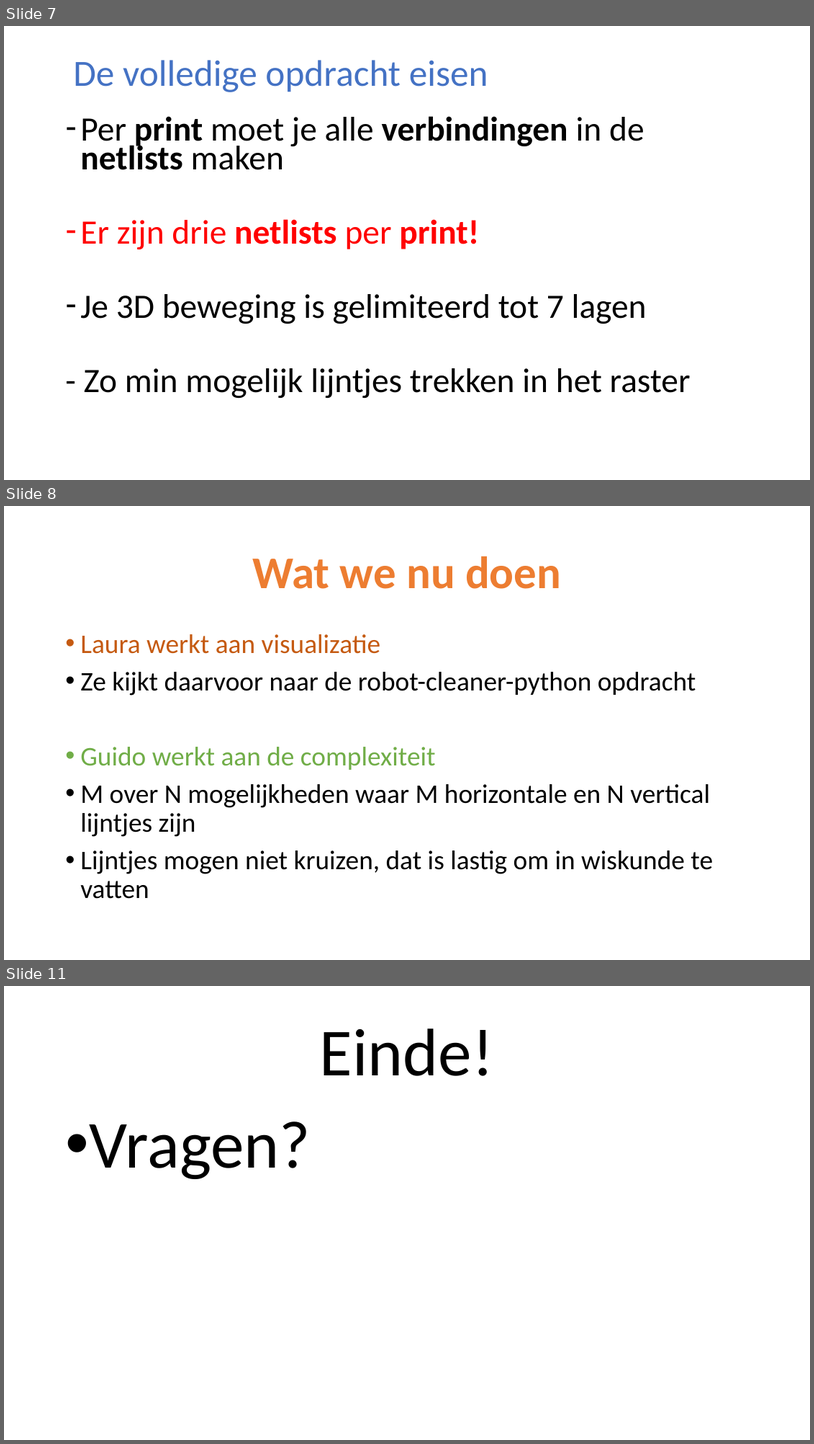
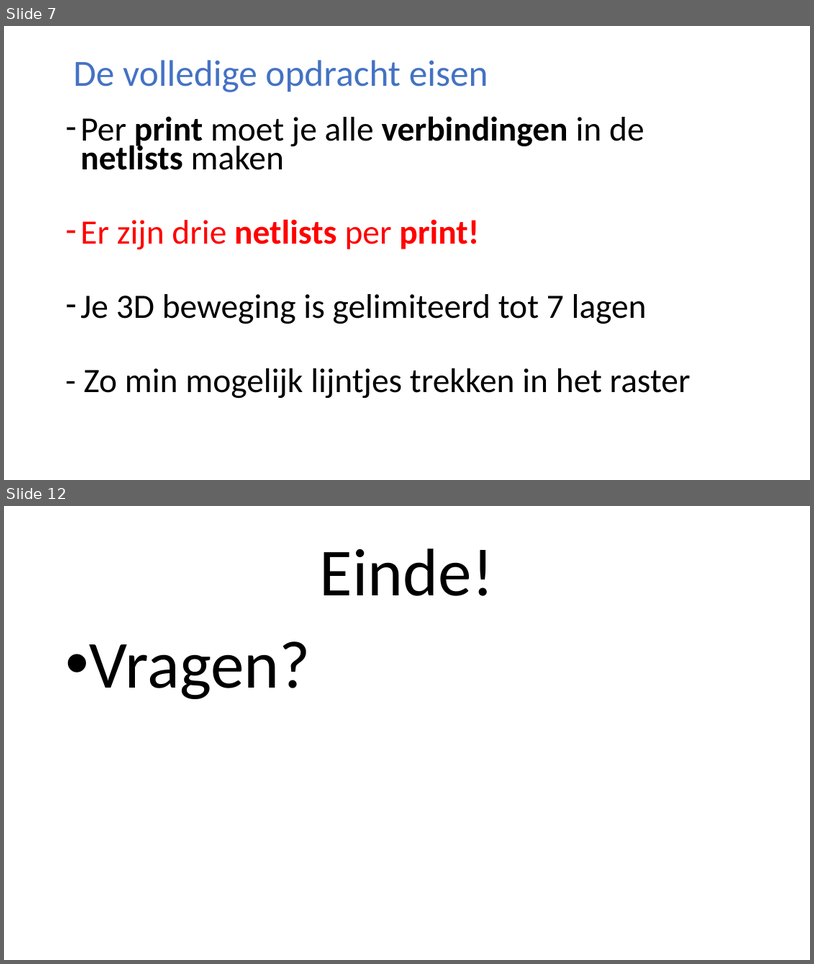
Before and after one commit to GuidoVisser/Chipmunks-2.0, a slide deck: Chipmunks 2.0 presentatie.pptx. Shown one above the other, each under a label of ours: slides 7, 8 and 11 before the commit, slides 7 and 12 after it; the slides between them are not shown. The pictures are 814x1444 and 814x964 pixels, drawn with LibreOffice and Linux fonts; fonts in the diff are those of the drawing. Boxes give left, top, right and bottom in pixels: in the first picture for what was removed or moved away, otherwise in the second. Text is boxed around its words. In the diff, an @@ line names an element or a change of style, - is before the commit and + after.

Commit message:
PPT commit

```diff
--- a/Chipmunks 2.0 presentatie.pptx
+++ b/Chipmunks 2.0 presentatie.pptx
@@ slide 8 removed at [4, 506, 810, 960], background #FFFFFF @@
@@ title removed at [253, 556, 561, 589] @@
-Wat we nu doen
@@ text removed at [80, 634, 713, 898] @@
-• Laura werkt aan visualizatie
-• Ze kijkt daarvoor naar de robot-cleaner-python opdracht
-• Guido werkt aan de complexiteit
-• M over N mogelijkheden waar M horizontale en N vertical lijntjes zijn
-• Lijntjes mogen niet kruizen, dat is lastig om in wiskunde te vatten
@@ what was slide 11 is now slide 12 @@
```
Also in this commit, not shown: 4 slides added, 2 other slides removed, 2 other files.
